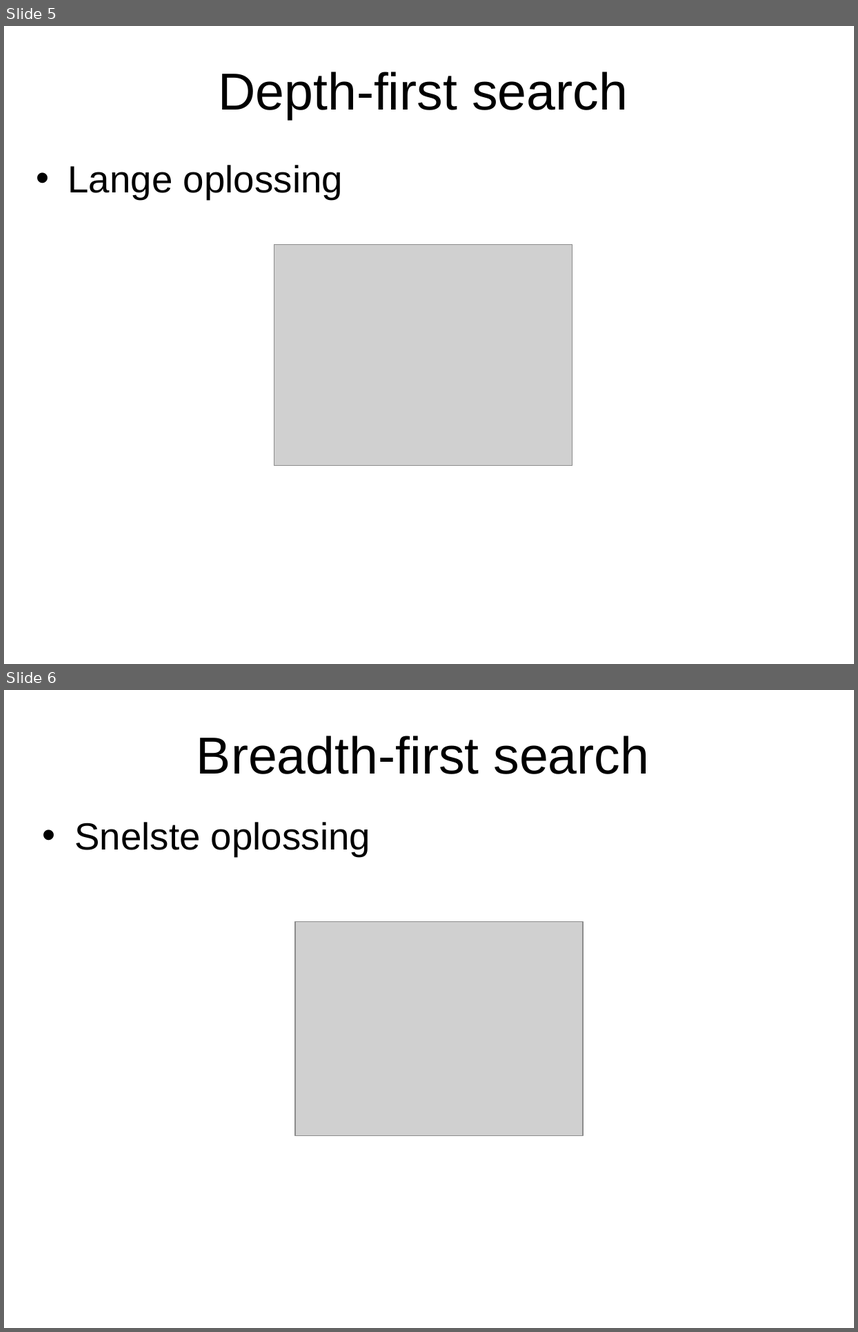
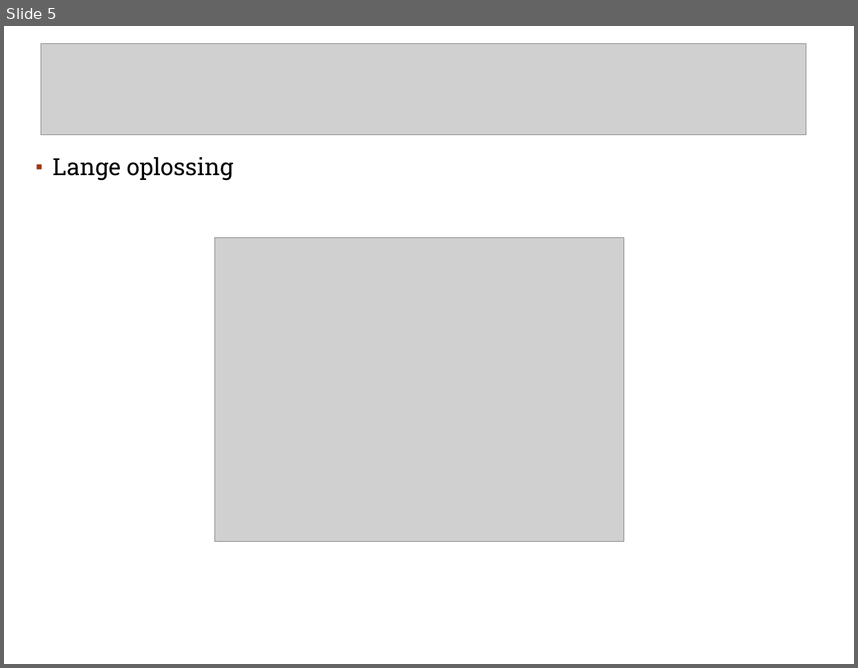
Before and after one commit to A-meerdervan/RushHourGit, a slide deck: eindpresentatie.ppt. Shown one above the other, each under a label of ours: slides 5 and 6 before the commit, slide 5 after it. The pictures are 858x1332 and 858x668 pixels, drawn with LibreOffice and Linux fonts; fonts in the diff are those of the drawing; grey boxes stand for pictures; background and template pictures are left out. Boxes give left, top, right and bottom in pixels: in the first picture for what was removed or moved away, otherwise in the second. Text is boxed around its words. In the diff, an @@ line names an element or a change of style, - is before the commit and + after.

```diff
--- a/eindpresentatie.ppt
+++ b/eindpresentatie.ppt
@@ slide 6 removed at <box>4,690,854,1328</box>, background picture (left out) @@
@@ title removed at <box>197,736,649,774</box> @@
-Breadth-first search
@@ text removed at <box>74,822,370,856</box> @@
-• Snelste oplossing
@@ picture removed at <box>296,922,584,1136</box> @@
@@ slide 5 changed as well @@
@@ picture added at <box>41,44,806,135</box> @@
@@ title removed at <box>218,72,628,119</box> @@
-Depth-first search
@@ text "Lange oplossing" at <box>52,157,233,181</box>: size 32 to 20 pt, font Arial to Roboto Slab; bullet • to ▪; line spacing 1 to 0.9; more space between paragraphs; bullet colour #000000 to #9E3611 @@
@@ picture: place and size @@
-picture at <box>274,245,573,466</box>
+picture at <box>215,238,624,541</box>
```
Also in this commit, not shown: 2 other slides changed, 9 slides added, 8 other slides removed, 3 other files.
